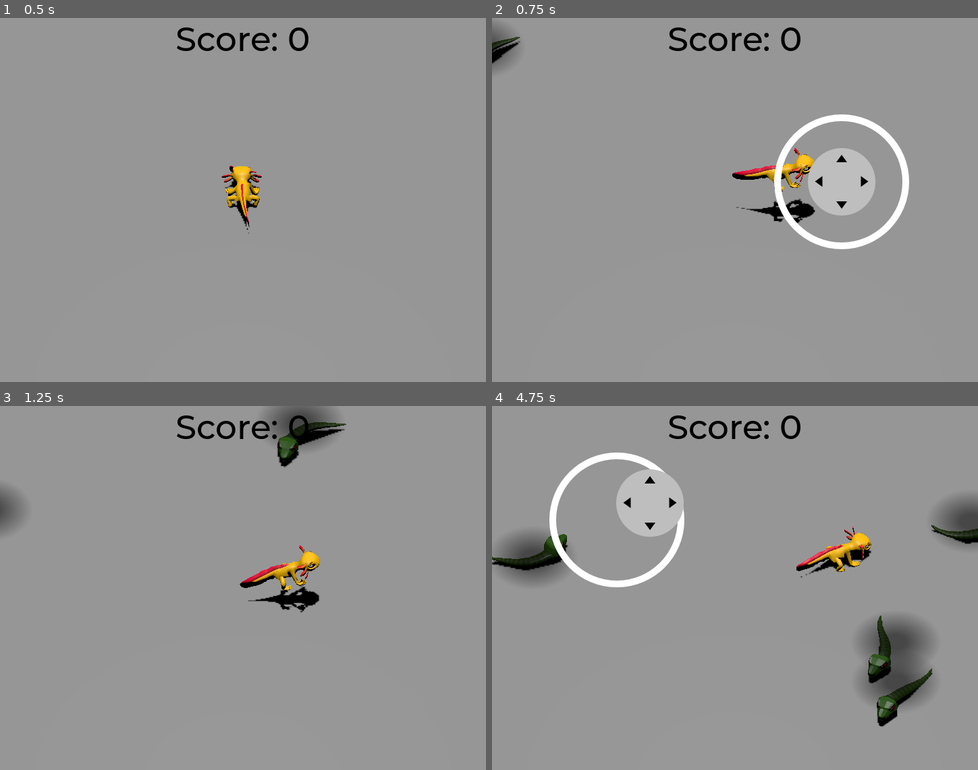
Above: before the commit, frames 1-4 (two rows, left to right).
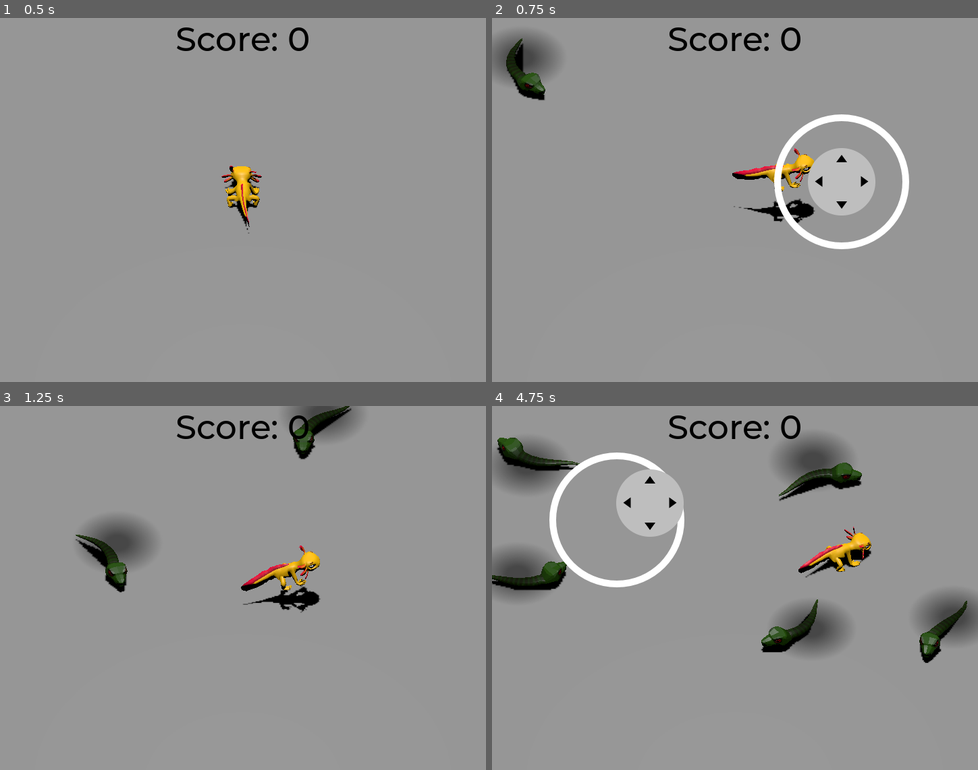
Above: after the commit, the same moments.

Repository: xogot-projects/Save-the-Axolotl-Snake-Stomp
Game: Godot game, scene res://scenes/main.tscn
The game is run twice, just before and just after one commit, with the same random seed, the same clock (stepped at 60 frames per second) and the same inputs. Before the commit the project starts from res://scenes/Main.tscn.
Inputs (mouse positions are in pixels of both pictures, inside the frame that each line leads up to):
- Up to frame 1 (0.5 s): no input
- Up to frame 2 (0.75 s): tap Enter (ui_accept) at 0.5 s; move the mouse to (841, 181) at 0.52 s; hold D (move_right) from 0.53 s (still down); tap Space (jump) at 0.6 s; click (841, 181) at 0.67 s
- Up to frame 3 (1.25 s): keep holding D (move_right); tap Space (jump) at 0.77, 1.07 s
- Up to frame 4 (4.75 s): release D (move_right) at 1.25 s; drag from (637, 606) to (710, 660) at 1.27 s; move the mouse to (783, 507) at 2.02 s; hold D (move_right) 2.03-2.75 s; tap Space (jump) at 2.1, 3.6, 3.77, 4.07 s; drag from (710, 660) to (589, 533) at 2.77 s; move the mouse to (880, 642) at 3.52 s; hold A (move_left) 3.53-4.25 s; drag from (589, 533) to (662, 497) at 4.27 s

Frame 1 is identical in both runs. In frame 2, 1.7% of the frame differs, in the area x 0-67%, y 1-57%; in frame 3, 4.1%; in frame 4, 13%, in the area x 0-100%, y 8-89%.

Commit message:
New files from the iPad Xogot implementation.

Diff:
--- a/scenes/enemy_snake.tscn
+++ b/scenes/enemy_snake.tscn
@@ -8,13 +8,13 @@
 transform = Transform3D(-2.5, 0, -2.1855695e-07, 0, 2.5, 0, 2.1855695e-07, 0, -2.5, 0.09989573, -0.5, 0)
 
 [node name="Skeleton3D" parent="Armature" index="0" unique_id=1968185307]
-bones/1/rotation = Quaternion(-0.00017646562, -2.0336349e-05, 0.99366057, 0.112421535)
-bones/2/rotation = Quaternion(-0.0007491496, 0.002702691, 0.9777818, 0.20960654)
-bones/3/rotation = Quaternion(-0.02215921, -0.00095053046, -0.04284512, 0.99883556)
-bones/4/rotation = Quaternion(0.008666791, 0.00012659906, -0.014605262, 0.9998558)
-bones/5/rotation = Quaternion(0.00023840141, -9.847134e-06, 0.041270882, 0.99914795)
-bones/6/rotation = Quaternion(-0.0077657304, 0.0008402224, 0.10756519, 0.9941674)
-bones/7/rotation = Quaternion(0.0034523844, -0.00044861372, 0.12885897, 0.99165684)
+bones/1/rotation = Quaternion(-0.00017763299, -4.4593497e-07, 0.9999999, 0.00043369408)
+bones/2/rotation = Quaternion(-0.00078988017, 0.0026910696, 0.9745048, 0.2243491)
+bones/3/rotation = Quaternion(-0.02198918, -0.0028999832, -0.1307175, 0.9911716)
+bones/4/rotation = Quaternion(0.008613295, 0.0009697913, -0.111881174, 0.9936839)
+bones/5/rotation = Quaternion(0.00023812432, 1.5128629e-05, -0.06340599, 0.9979878)
+bones/6/rotation = Quaternion(-0.0078093437, 0.00016341762, 0.020920826, 0.9997506)
+bones/7/rotation = Quaternion(0.0034658865, -0.00032839068, 0.09432626, 0.9955353)
 
 [node name="AnimationPlayer" parent="." index="1" unique_id=446627069]
 autoplay = &"Move"
--- a/scenes/Mob.tscn
+++ b/scenes/mob.tscn
@@ -11,12 +11,50 @@
 [sub_resource type="BoxShape3D" id="BoxShape3D_d4cuo"]
 size = Vector3(4, 1, 5)
 
+[sub_resource type="Animation" id="Animation_d4cuo"]
+length = 0.001
+tracks/0/type = "value"
+tracks/0/imported = false
+tracks/0/enabled = true
+tracks/0/path = NodePath("Pivot:position")
+tracks/0/interp = 1
+tracks/0/loop_wrap = true
+tracks/0/keys = {
+"times": PackedFloat32Array(0),
+"transitions": PackedFloat32Array(1),
+"update": 0,
+"values": [Vector3(1, 0, 0)]
+}
+
+[sub_resource type="Animation" id="Animation_71rcx"]
+length = 1.2
+loop_mode = 1
+tracks/0/type = "value"
+tracks/0/imported = false
+tracks/0/enabled = true
+tracks/0/path = NodePath("Pivot:position")
+tracks/0/interp = 1
+tracks/0/loop_wrap = true
+tracks/0/keys = {
+"times": PackedFloat32Array(0, 0.6, 1.2),
+"transitions": PackedFloat32Array(1, 1, 1),
+"update": 0,
+"values": [Vector3(1, 0, 0), Vector3(0, 0, 0), Vector3(1, 0, 0)]
+}
+
+[sub_resource type="AnimationLibrary" id="AnimationLibrary_xsfyf"]
+_data = {
+&"RESET": SubResource("Animation_d4cuo"),
+&"Sway": SubResource("Animation_71rcx")
+}
+
 [node name="Mob" type="CharacterBody3D" unique_id=1601267069]
 collision_layer = 2
 collision_mask = 0
 script = ExtResource("1_d4cuo")
 
 [node name="Pivot" type="Node3D" parent="." unique_id=858386612]
+transform = Transform3D(1, 0, 0, 0, 1, 0, 0, 0, 1, 1, 0, 0)
 
 [node name="Character" parent="Pivot" unique_id=244830820 instance=ExtResource("1_bsing")]
 
@@ -40,6 +78,10 @@
 [node name="CollisionShape3D" type="CollisionShape3D" parent="HitBox" unique_id=1012691190]
 shape = SubResource("BoxShape3D_d4cuo")
 
+[node name="AnimationPlayer" type="AnimationPlayer" parent="." unique_id=665464149]
+libraries/ = SubResource("AnimationLibrary_xsfyf")
+autoplay = &"Sway"
+
 [connection signal="body_entered" from="Pivot/HurtBox" to="." method="_on_hurt_box_body_entered"]
 [connection signal="screen_exited" from="VisibleOnScreenNotifier3D" to="." method="_on_visible_on_screen_notifier_3d_screen_exited"]
 [connection signal="body_entered" from="HitBox" to="." method="_on_hit_box_body_entered"]
--- a/scripts/Main.gd
+++ b/scripts/main.gd
@@ -17,11 +17,11 @@
     # And give it a random offset.
     mob_spawn_location.progress_ratio = randf()
 
+    # Spawn the mob by adding it to the Main scene.
+    add_child(mob)
+
     var player_position = Vector3($Player.position.x, 0, $Player.position.z)
     mob.initialize(mob_spawn_location.position, player_position)
-
-    # Spawn the mob by adding it to the Main scene.
-    add_child(mob)
 
     # When the mob is squashed, make the squasher bounce.
     mob.squashed.connect(_on_mob_squashed.bind())
--- a/scripts/Mob.gd
+++ b/scripts/mob.gd
@@ -8,6 +8,17 @@
 # Emitted when the player jumped on the mob. The argument is the body
 # that squashed it (the player), so Main can make it bounce.
 signal squashed(by: Node3D)
+
+# Animation speed range we map the mob's movement speed onto.
+var min_anim_speed = 0.5
+var max_anim_speed = 1.5
+
+# The AnimationPlayer we added to the Mob scene. It holds the custom
+# "Sway" animation we keyed by hand in the editor.
+@onready var animation_player = $AnimationPlayer
+# The AnimationPlayer that lives inside the glTF model. It holds the
+# model's embedded "Move" animation.
+@onready var skeleton_animation_player: AnimationPlayer = $Pivot/Character/AnimationPlayer
 
 
 func _physics_process(_delta):
@@ -30,6 +41,9 @@
     # We then rotate the velocity vector based on the mob's Y rotation
     # in order to move in the direction the mob is looking.
     velocity = velocity.rotated(Vector3.UP, rotation.y)
+
+    # Sync both animation players' speed with the mob's movement speed.
+    _sync_animation_speed(random_speed)
 
 
 func _on_visible_on_screen_notifier_3d_screen_exited() -> void:
@@ -57,3 +71,12 @@
     if body is CharacterBody3D and not body.is_on_floor():
         return
     body.die()
+
+
+# Maps the mob's movement speed onto the animation speed range so faster
+# mobs also animate faster.
+func _sync_animation_speed(speed: float):
+    var ratio = float(speed - min_speed) / (max_speed - min_speed)
+    var anim_speed = lerp(min_anim_speed, max_anim_speed, ratio)
+    skeleton_animation_player.speed_scale = anim_speed
+    animation_player.speed_scale = anim_speed
--- a/scripts/Player.gd
+++ b/scripts/player.gd
@@ -9,9 +9,6 @@
 @export var fall_acceleration = 75
 # Vertical impulse applied to the character upon jumping in meters per second.
 @export var jump_impulse = 20
-# Vertical impulse applied to the character upon bouncing over a mob in
-# meters per second.
-@export var bounce_impulse = 16
 # Grace period (in seconds) after leaving the ground during which the
 # player can still jump. This is "coyote time": for a brief moment after
 # walking off a ledge, the game pretends the player is still on the
@@ -35,7 +32,7 @@
 var _jump_buffer_timer = 0.0
 
 # The AnimationPlayer that lives inside the glTF model. It holds the
-# model's embedded animations, like "Idle" and "Run".
+# model's embedded animations, "Idle" and "Run".
 @onready var skeleton_animation_player = $Pivot/Character/AnimationPlayer
 # The AnimationPlayer we added to the Player scene. It holds the custom
 # "jump" animation we loaded from resources/jump.res.
@@ -59,9 +56,20 @@
         direction = direction.normalized()
         # Setting the basis property will affect the rotation of the node.
         $Pivot.basis = Basis.looking_at(direction)
+
+    # --- Character animation ---
+    # Pick the animation that matches what the character is doing. While we
+    # are in the air we hold the Idle pose, so the run cycle doesn't keep
+    # churning through the whole jump.
+    if not is_on_floor():
+        skeleton_animation_player.play("Idle")
+        skeleton_animation_player.speed_scale = 1
+    elif direction != Vector3.ZERO:
+        skeleton_animation_player.play("Run")
+        # Speed the run cycle up so the legs keep pace with the character.
         skeleton_animation_player.speed_scale = 4
     else:
-        # Back to normal speed when standing still.
+        skeleton_animation_player.play("Idle")
         skeleton_animation_player.speed_scale = 1
 
     # Ground Velocity
@@ -120,8 +128,5 @@
 # Called by Main after a mob is squashed: the squasher bounces back up.
 func bounce():
     target_velocity.y = jump_impulse
-    # While in the air, switch the skeleton back to Idle so the run cycle
-    # doesn't keep playing.
-    skeleton_animation_player.play("Idle")
     # Play the custom jump animation on the Player scene's AnimationPlayer.
     animation_player.play("Animations/jump.res")
Renamed: art/Player_Axolotl.glb -> art/player_axolotl.glb
Renamed: art/Player_Axolotl.glb.import -> art/player_axolotl.glb.import
Renamed: art/Player_Axolotl_Texture_Player.png -> art/player_axolotl_Texture_Player.png
Renamed: art/Player_Axolotl_Texture_Player.png.import -> art/player_axolotl_Texture_Player.png.import
Renamed: scenes/Main.tscn -> scenes/main.tscn
Renamed: scenes/Player.tscn -> scenes/player.tscn
Renamed: scripts/Main.gd.uid -> scripts/main.gd.uid
Renamed: scripts/Mob.gd.uid -> scripts/mob.gd.uid
Renamed: scripts/Player.gd.uid -> scripts/player.gd.uid
